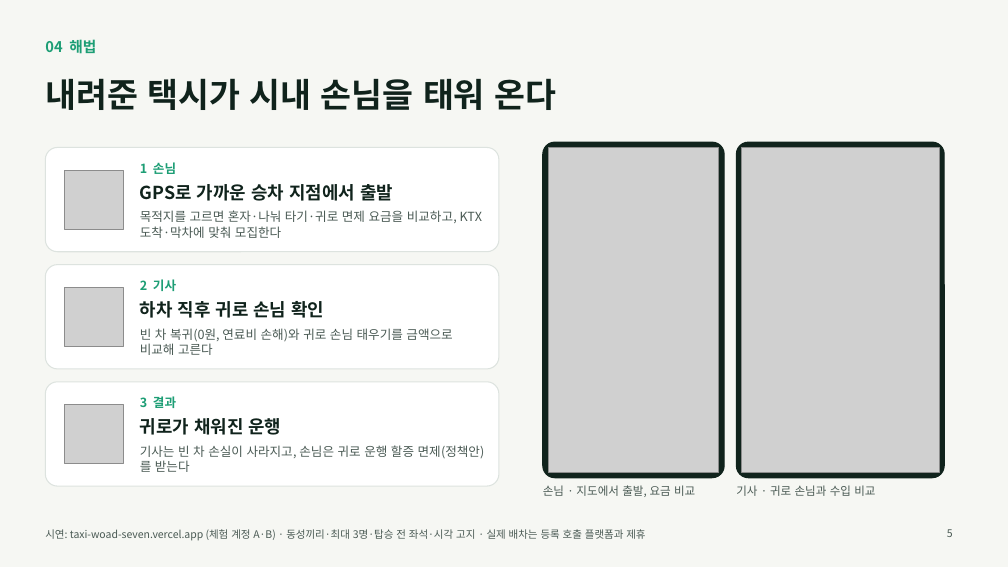
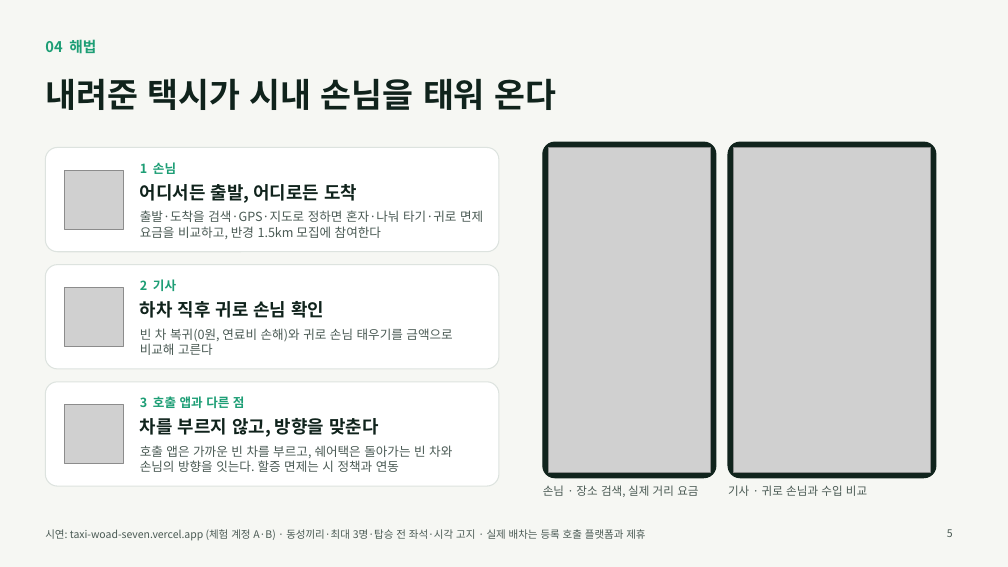
Before and after one commit to gysosm-glitch/TAXI, a slide deck: slide 5 of presentation/쉐어택_캡스톤발표.pptx. Drawn at 1008x567 pixels with LibreOffice and Linux fonts; fonts in the diff are those of the drawing; grey boxes stand for pictures. Boxes give left, top, right and bottom in pixels: in the first picture for what was removed or moved away, otherwise in the second. Text is boxed around its words. In the diff, an @@ line names an element or a change of style, - is before the commit and + after.

```diff
--- a/presentation/쉐어택_캡스톤발표.pptx
+++ b/presentation/쉐어택_캡스톤발표.pptx
@@ rounded rectangle: place and size @@
-rounded rectangle at <box>543,142,724,478</box>
+rounded rectangle at <box>543,142,716,478</box>
@@ rounded rectangle at <box>543,142,716,478</box>: proportions changed @@
@@ picture: place and size @@
-picture at <box>548,147,719,473</box>
+picture at <box>548,147,711,473</box>
@@ 1 picture, 1 text, 1 rounded rectangle: place and size @@
-1 picture, 1 text, 1 rounded rectangle at <box>736,142,944,496</box>
+1 picture, 1 text, 1 rounded rectangle at <box>728,142,936,496</box>
@@ text at <box>140,184,357,203</box>: text changed @@
-GPS로 가까운 승차 지점에서 출발
+어디서든 출발, 어디로든 도착
@@ text at <box>140,210,483,239</box>: text changed @@
-목적지를 고르면 혼자·나눠 타기·귀로 면제 요금을 비교하고, KTX 도착·막차에 맞춰 모집한다
+출발·도착을 검색·GPS·지도로 정하면 혼자·나눠 타기·귀로 면제 요금을 비교하고, 반경 1.5km 모집에 참여한다
@@ text at <box>140,396,245,408</box>: text changed @@
-3 결과
+3 호출 앱과 다른 점
@@ text at <box>140,418,378,437</box>: text changed @@
-귀로가 채워진 운행
+차를 부르지 않고, 방향을 맞춘다
@@ text at <box>140,445,452,472</box>: text changed @@
-기사는 빈 차 손실이 사라지고, 손님은 귀로 운행 할증 면제(정책안)를 받는다
+호출 앱은 가까운 빈 차를 부르고, 쉐어택은 돌아가는 빈 차와 손님의 방향을 잇는다. 할증 면제는 시 정책과 연동
@@ text at <box>543,485,698,497</box>: text changed @@
-손님 · 지도에서 출발, 요금 비교
+손님 · 장소 검색, 실제 거리 요금
```
Also in this commit, not shown: 3 other slides changed, 36 other files.
